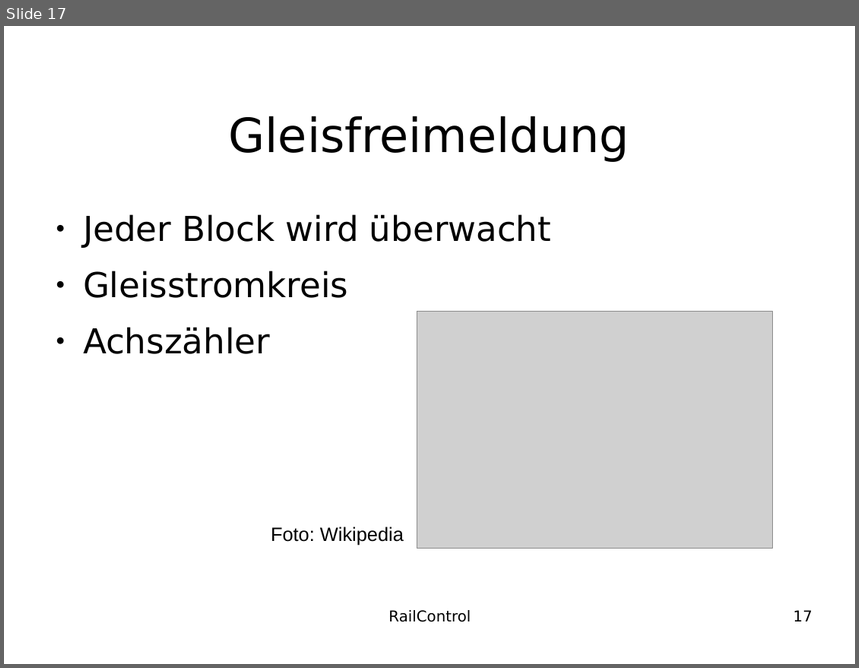
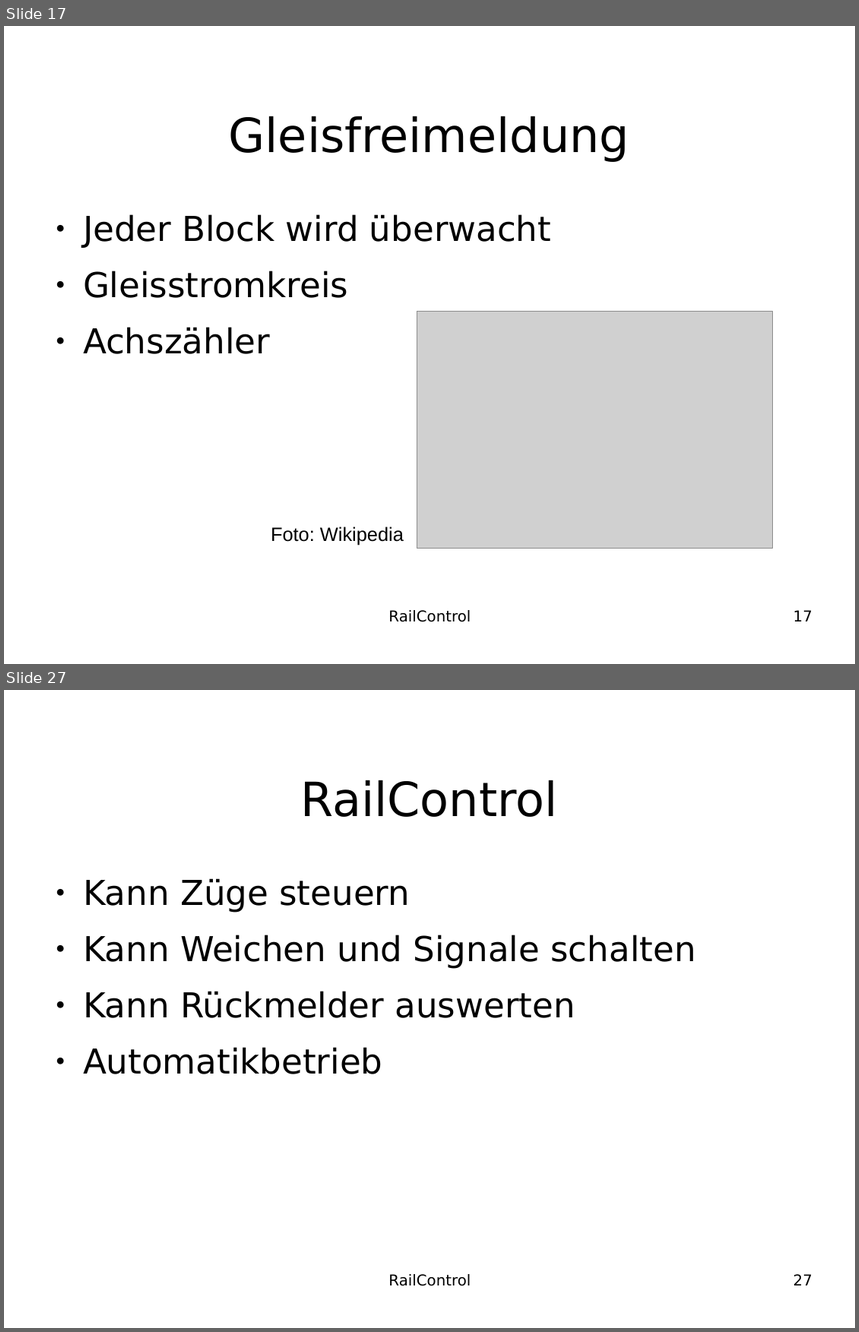
Before and after one commit to teddych/railcontrol, a slide deck: MAS/MAS_Thesis.odp. Shown one above the other, each under a label of ours: slide 17 before the commit, slides 17 and 27 after it; the slides between them are not shown. The pictures are 859x668 and 859x1332 pixels, drawn with LibreOffice and Linux fonts; fonts in the diff are those of the drawing; grey boxes stand for pictures; background and template pictures are left out. Boxes give left, top, right and bottom in pixels: in the first picture for what was removed or moved away, otherwise in the second. Text is boxed around its words. In the diff, an @@ line names an element or a change of style, - is before the commit and + after.

```diff
--- a/MAS/MAS_Thesis.odp
+++ b/MAS/MAS_Thesis.odp
@@ slide 27 added at (x1=4, y1=690, x2=855, y2=1328), background #FFFFFF @@
@@ title added at (x1=300, y1=780, x2=558, y2=817), 44 pt, text #000000 @@
+RailControl
@@ text added at (x1=83, y1=878, x2=696, y2=1075), 32 pt, text #000000 @@
+● Kann Züge steuern
+● Kann Weichen und Signale schalten
+● Kann Rückmelder auswerten
+● Automatikbetrieb
@@ text added at (x1=389, y1=1274, x2=471, y2=1287), 14 pt, text #000000 @@
+RailControl
@@ page number added at (x1=794, y1=1274, x2=813, y2=1286), 14 pt, text #000000 @@
+27
```
Also in this commit, not shown: 1 slide changed, 12 other slides added, 1 slide removed.
